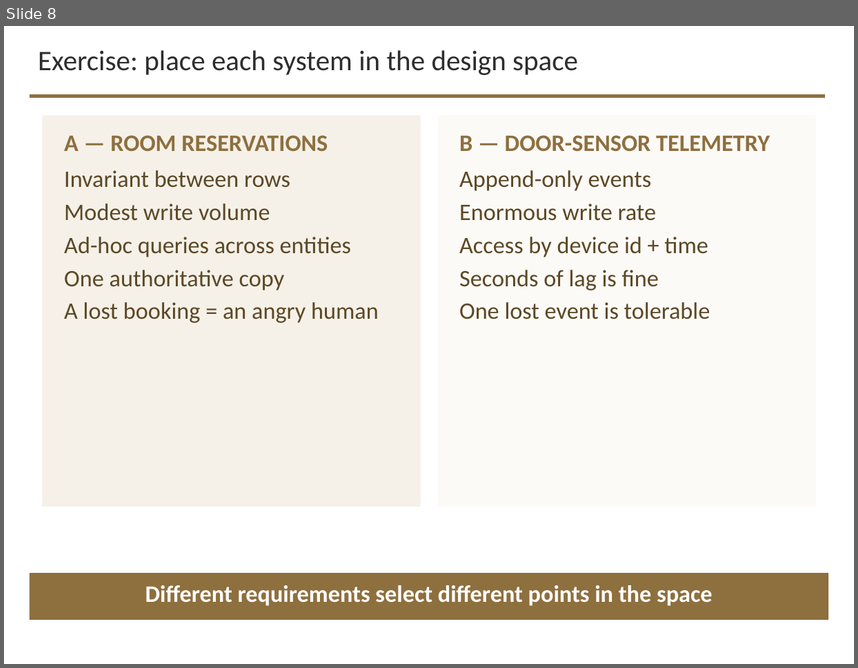
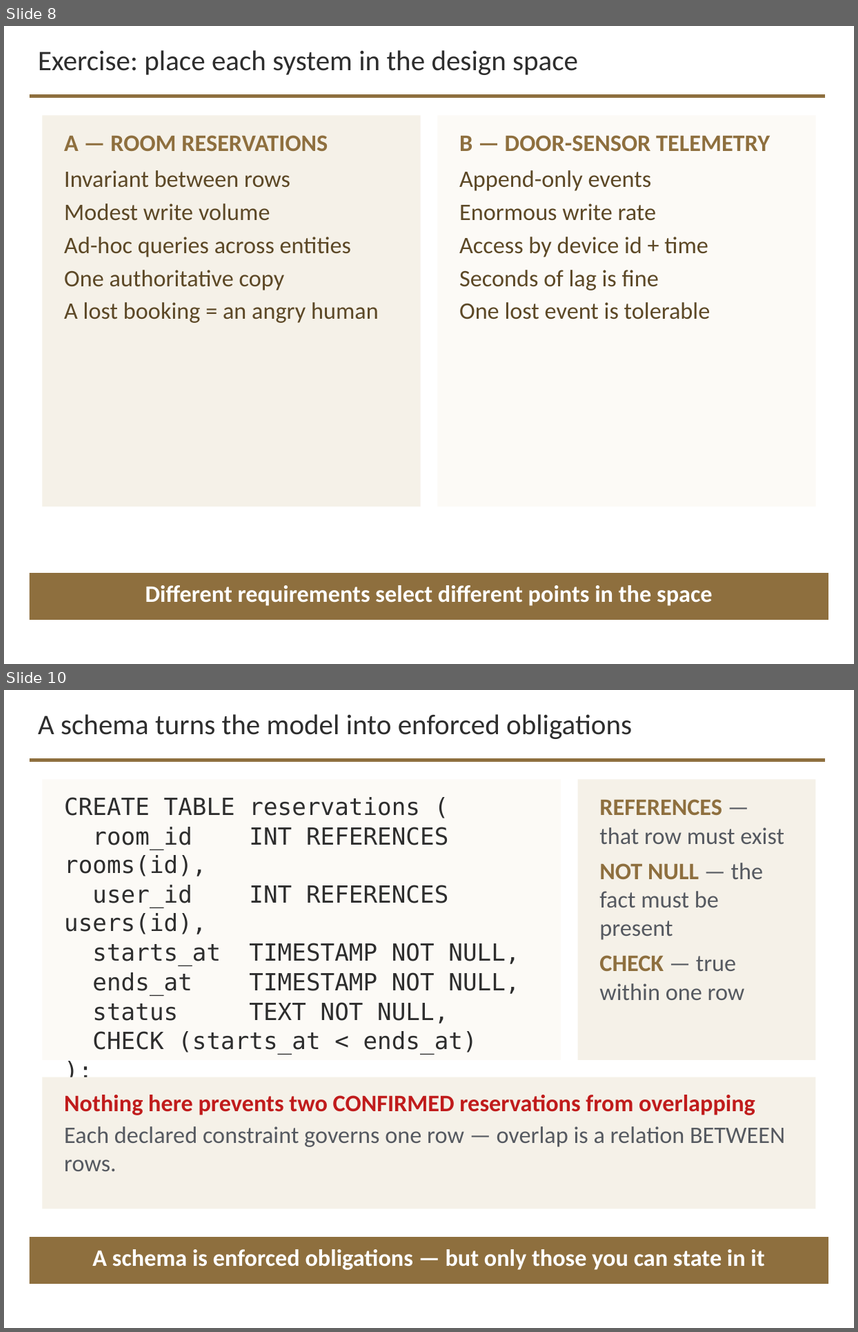
Before and after one commit to davisjam/model-based-agentic-software-engineering, a slide deck: course/lectures/act-3-software-in-the-world/02-compute-environments-and-data-management/3-2-Data-Management.pptx. Shown one above the other, each under a label of ours: slide 8 before the commit, slides 8 and 10 after it; the slides between them are not shown. The pictures are 858x668 and 858x1332 pixels, drawn with LibreOffice and Linux fonts; fonts in the diff are those of the drawing; background and template pictures are left out. Boxes give left, top, right and bottom in pixels: in the first picture for what was removed or moved away, otherwise in the second. Text is boxed around its words. In the diff, an @@ line names an element or a change of style, - is before the commit and + after.

```diff
--- a/course/lectures/act-3-software-in-the-world/02-compute-environments-and-data-management/3-2-Data-Management.pptx
+++ b/course/lectures/act-3-software-in-the-world/02-compute-environments-and-data-management/3-2-Data-Management.pptx
@@ slide 10 added at <box>4,690,854,1328</box>, background #FFFFFF; not listed: 1 template element that a slide beside it also shows @@
@@ text added at <box>38,714,632,739</box>, 24 pt, text #2D2D2D @@
+A schema turns the model into enforced obligations
@@ rectangle added at <box>42,779,561,1060</box>, fill #FCFAF6 @@
@@ rectangle added at <box>578,779,816,1060</box>, fill #F5F1E8 @@
@@ text added at <box>64,797,519,1054</box>, 20 pt, text #2D2D2D @@
+CREATE TABLE reservations (
+room_id INT REFERENCES rooms(id),
+user_id INT REFERENCES users(id),
+starts_at TIMESTAMP NOT NULL,
+ends_at TIMESTAMP NOT NULL,
+status TEXT NOT NULL,
+CHECK (starts_at < ends_at)
+);
@@ text added at <box>599,799,784,1000</box>, 20 pt, text #555960 @@
+REFERENCES — that row must exist
+NOT NULL — the fact must be present
+CHECK — true within one row
@@ rectangle added at <box>42,1077,816,1209</box>, fill #F5F1E8 @@
@@ text added at <box>64,1094,785,1171</box>, 20 pt, text #555960 @@
+Nothing here prevents two CONFIRMED reservations from overlapping
+Each declared constraint governs one row — overlap is a relation BETWEEN rows.
@@ rectangle added at <box>30,1236,829,1283</box>, fill #8E6F3E @@
@@ text added at <box>92,1249,764,1270</box>, 20 pt, text #FFFFFF, bold @@
+A schema is enforced obligations — but only those you can state in it
```
Also in this commit, not shown: 3 other slides added.
